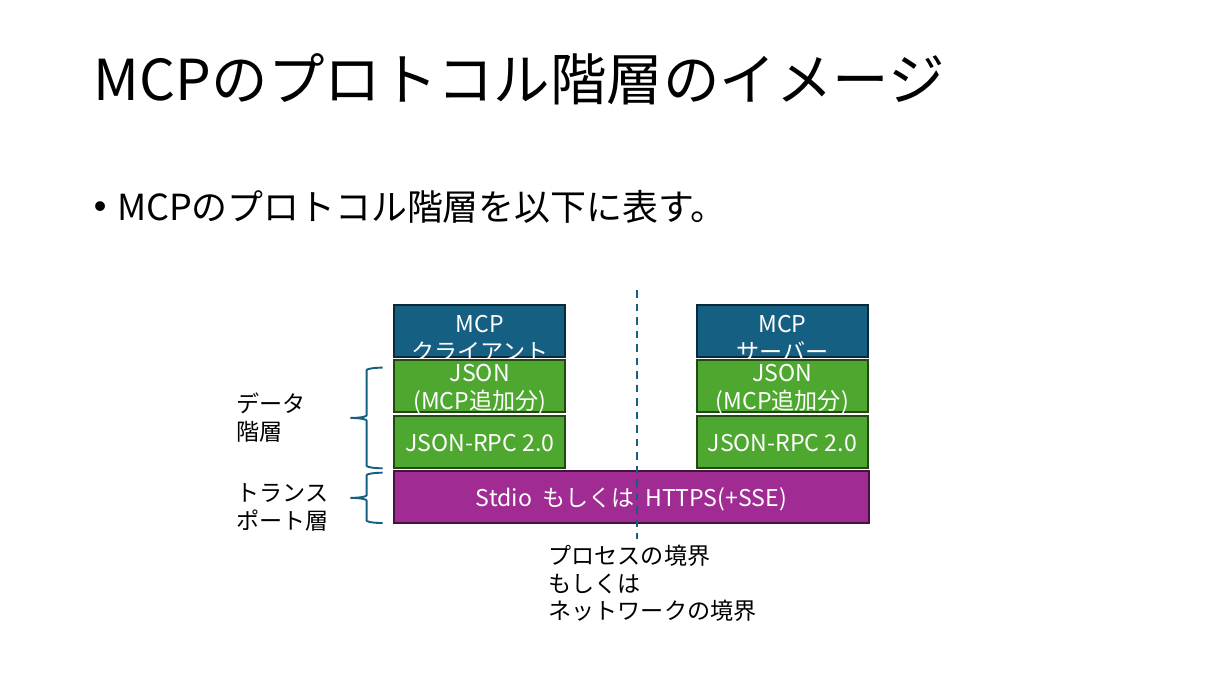
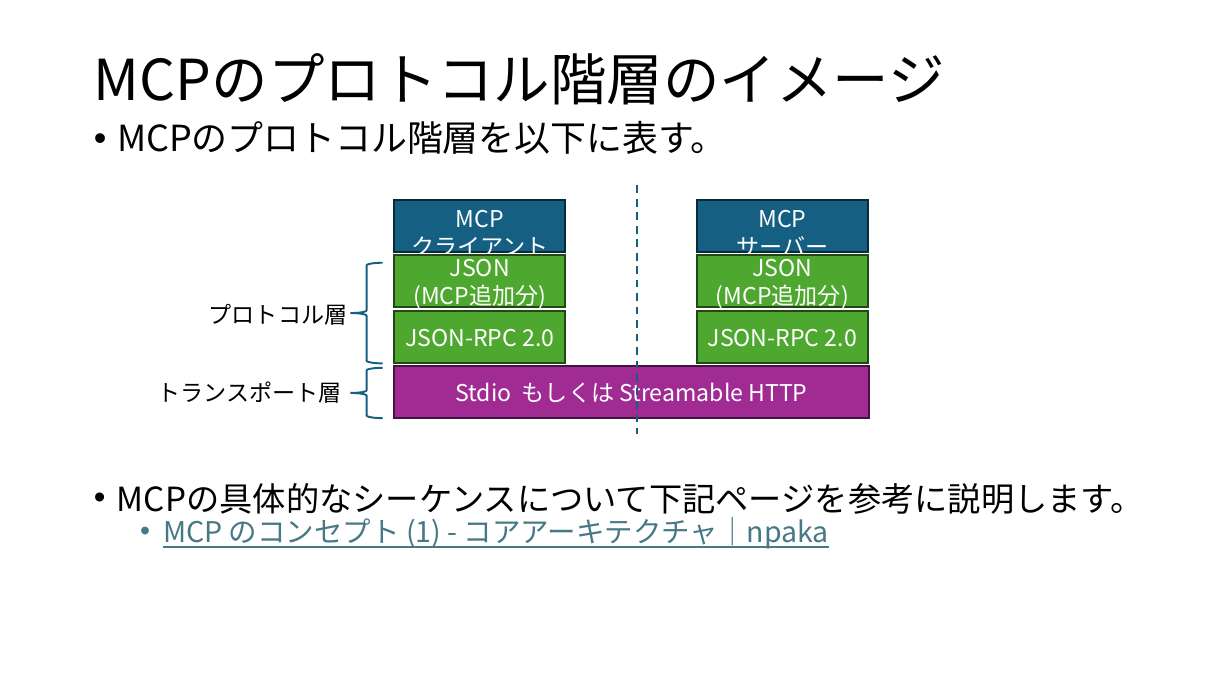
Before and after one commit to koga-miko/misc, a slide deck: slide 7 of raspberry-pi-report/MCPについて.pptx. Drawn at 1232x693 pixels with LibreOffice and Linux fonts; fonts in the diff are those of the drawing. Boxes give left, top, right and bottom in pixels: in the first picture for what was removed or moved away, otherwise in the second. Text is boxed around its words. In the diff, an @@ line names an element or a change of style, - is before the commit and + after.

```diff
--- a/raspberry-pi-report/MCPについて.pptx
+++ b/raspberry-pi-report/MCPについて.pptx
@@ text "MCPのプロトコル階層を以下に表す。": place and size @@
-text "MCPのプロトコル階層を以下に表す。" at [117,189,726,223]
+text "MCPのプロトコル階層を以下に表す。" at [117,120,726,154]
@@ text at [209,304,348,325]: text changed @@
-データ
-階層
+プロトコル層
@@ text "トランスポート層" rewrapped from [236,483,328,531] to [158,381,342,403] @@
@@ 7 rectangles, 2 left braces, 1 line: place and size @@
-7 rectangles, 2 left braces, 1 line at [350,290,869,539]
+7 rectangles, 2 left braces, 1 line at [350,186,869,434]
@@ text in rectangle at [455,378,808,407]: text changed @@
-Stdio もしくは HTTPS(+SSE)
+Stdio もしくは Streamable HTTP
@@ text added at [117,483,1144,549], 25.9 pt, text #000000 @@
+• MCPの具体的なシーケンスについて下記ページを参考に説明します。
+  • MCP のコンセプト (1) - コアアーキテクチャ｜npaka
@@ text removed at [549,544,757,621] @@
-プロセスの境界
-もしくは
-ネットワークの境界
```
Also in this commit, not shown: 7 other slides changed, 4 slides added.
